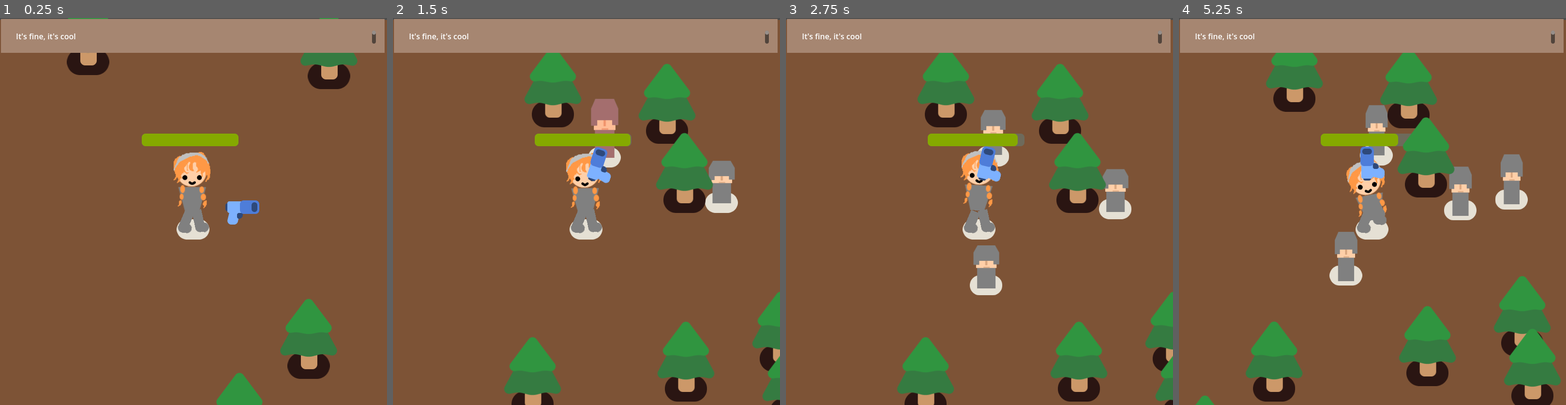
Above: before the commit, frames 1-4 (left to right).
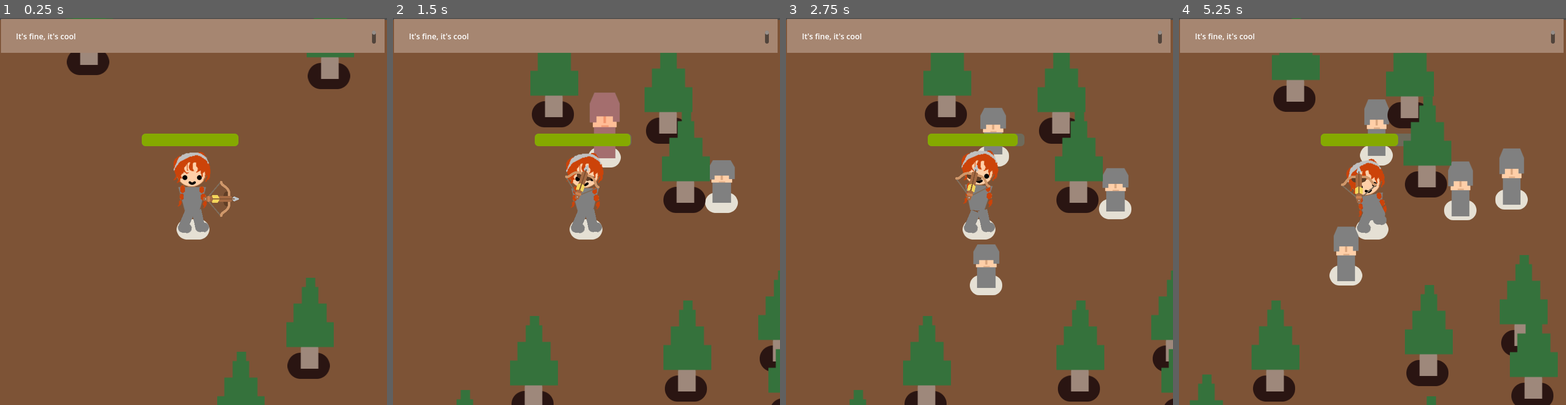
Above: after the commit, the same moments.

Repository: Ihmayor/journey_of_godot
Game: Godot game, scene res://SurvivorGame.tscn
The game is run twice, just before and just after one commit, with the same random seed, the same clock (stepped at 60 frames per second) and the same inputs.
Inputs (mouse positions are in pixels of both pictures, inside the frame that each line leads up to):
- Up to frame 1 (0.25 s): no input
- Up to frame 2 (1.5 s): tap Enter at 0.5 s; move the mouse to (671, 192) at 0.52 s; hold Right mouse button (forward) 0.53-1.28 s; move the mouse to (509, 230) at 1.27 s; click (509, 230) at 1.35 s
- Up to frame 3 (2.75 s): move the mouse to (1018, 126) at 2.02 s; tap Enter at 2.1 s
- Up to frame 4 (5.25 s): move the mouse to (1353, 288) at 2.77 s; right-click (1353, 288) at 2.85 s; move the mouse to (1488, 269) at 3.52 s; press the mouse at (1488, 269) at 3.53 s; move the mouse to (1256, 153) at 4.27 s; release the mouse at (1256, 153) at 4.28 s; tap Enter at 4.35 s; move the mouse to (1391, 211) at 5.02 s; hold Right mouse button (forward) from 5.03 s (still down)

The runs differ from the first frame. In frame 1, 4.2% of the frame differs, in the area x 17-93%, y 0-100%; in frame 2, 9.4%; in frame 3, 9.2%; in frame 4, 11%, in the area x 2-99%, y 0-100%.

Commit message:
Slightly tweaks to images and logic

Diff:
--- a/PineTree.tscn
+++ b/PineTree.tscn
@@ -1,7 +1,7 @@
 [gd_scene load_steps=4 format=3 uid="uid://6b43w5bxed88"]
 
-[ext_resource type="Texture2D" uid="uid://caqfk2xng5v5u" path="res://trees/pine_tree.png" id="1_bvb2x"]
 [ext_resource type="Texture2D" uid="uid://b7rhtttevhxtj" path="res://characters/ground_shadow.png" id="1_par5m"]
+[ext_resource type="Texture2D" uid="uid://pio4lqe3nt8a" path="res://tree.png" id="2_o85x4"]
 
 [sub_resource type="CircleShape2D" id="CircleShape2D_71lny"]
 radius = 23.0217
@@ -15,8 +15,9 @@
 texture = ExtResource("1_par5m")
 
 [node name="PineTree" type="Sprite2D" parent="."]
-position = Vector2(-1, -62)
-texture = ExtResource("1_bvb2x")
+position = Vector2(2, -81)
+scale = Vector2(2.1413, 2.1413)
+texture = ExtResource("2_o85x4")
 
 [node name="CollisionShape2D" type="CollisionShape2D" parent="."]
 shape = SubResource("CircleShape2D_71lny")
--- a/characters/slime/slime.tscn
+++ b/characters/slime/slime.tscn
@@ -29,7 +29,7 @@
 "times": PackedFloat32Array(0),
 "transitions": PackedFloat32Array(1),
 "update": 0,
-"values": [Vector2(1, 1)]
+"values": [Vector2(1.258, 1.258)]
 }
 tracks/2/type = "value"
 tracks/2/imported = false
@@ -162,7 +162,7 @@
 "times": PackedFloat32Array(0.1, 0.3, 0.5),
 "transitions": PackedFloat32Array(1, 1, 1),
 "update": 0,
-"values": [Vector2(0.9, 1.1), Vector2(1.1, 0.9), Vector2(0.9, 1.1)]
+"values": [Vector2(1.029, 1.258), Vector2(1.1, 0.9), Vector2(1.029, 1.258)]
 }
 tracks/2/type = "value"
 tracks/2/imported = false
@@ -198,6 +198,8 @@
 [node name="Anchor" type="Marker2D" parent="."]
 
 [node name="SlimeBody" type="Sprite2D" parent="Anchor"]
+position = Vector2(0, -1)
+scale = Vector2(1.258, 1.258)
 texture = ExtResource("3_wywnx")
 offset = Vector2(0, -36)
 
--- a/letter_scroll.gd
+++ b/letter_scroll.gd
@@ -33,8 +33,10 @@
 		elif event.keycode == KEY_ENTER:
 			input_char = "\n"
 		else:
+			print("invalid code")
 			return
 		input_char = handle_special_characters(input_char, has_shift)
+		print(input_char)
 		if current_letter_index == -1:
 			start_typing(input_char)
 			return
@@ -69,7 +71,7 @@
 	elif character == "\\":
 		character = "|"
 	elif character == "0":
-		character = "\\)"
+		character = ")"
 	elif character == "1":
 		character = "!"
 	elif character == "2":
@@ -87,5 +89,7 @@
 	elif character == "8":
 		character = "*"
 	elif character == "9":
-		character = "\\("
+		character = "("
+	elif character == "/":
+		character = "?"
 	return character
--- a/letter_scroll.tscn
+++ b/letter_scroll.tscn
@@ -14,6 +14,7 @@
 offset_bottom = 70.0
 color = Color(0.65, 0.5252, 0.442, 1)
 script = ExtResource("2_frq3v")
+sunset = Color(0.09, 0.07404, 0.0558, 1)
 
 [node name="RichTextLabel" type="RichTextLabel" parent="LetterContents"]
 layout_mode = 0
@@ -38,7 +39,7 @@
 You'd have to stop the world just to stop the feeling
 Good luck, babe (well, good luck), well, good luck, babe (well, good luck)
 You'd have to stop the world just to stop the feeling
-I'm cliché, who cares?
+I'm cliche, who cares?
 It's a sexually explicit kind of love affair
 And I cry, it's not fair
 I just need a little lovin', I just need a little air
--- a/mob.gd
+++ b/mob.gd
@@ -2,7 +2,7 @@
 
 @onready var player = get_node("/root/Game/PlayerCharacter")
 
-var health = 5
+var health = 4
 
 func _ready():
 	%Slime.play_walk()
--- a/pistol.tscn
+++ b/pistol.tscn
@@ -1,10 +1,10 @@
 [gd_scene load_steps=4 format=3 uid="uid://blrruhk75c6rk"]
 
 [ext_resource type="Script" path="res://pistol.gd" id="1_4kf7o"]
-[ext_resource type="Texture2D" uid="uid://cswb5do8rrj7q" path="res://pistol/pistol.png" id="1_gje05"]
+[ext_resource type="Texture2D" uid="uid://cjgloxxp2fwry" path="res://crossbow.png" id="2_nlemv"]
 
 [sub_resource type="CircleShape2D" id="CircleShape2D_khctk"]
-radius = 389.401
+radius = 270.823
 
 [node name="Crossbow" type="Area2D"]
 collision_mask = 2
@@ -16,9 +16,10 @@
 [node name="WeaponPivot" type="Marker2D" parent="."]
 
 [node name="WeaponImage" type="Sprite2D" parent="WeaponPivot"]
-position = Vector2(101, 0)
-texture = ExtResource("1_gje05")
+position = Vector2(57, -28)
+scale = Vector2(0.145996, 0.145996)
+texture = ExtResource("2_nlemv")
 
 [node name="ShootingPoint" type="Marker2D" parent="WeaponPivot/WeaponImage"]
 unique_name_in_owner = true
-position = Vector2(25, -12)
+position = Vector2(179.602, -2.68063)
Binary file changed: Roan.png
Not shown, added: credits.txt
Binary file added: crossbow.png
Not shown, added: crossbow.png.import
